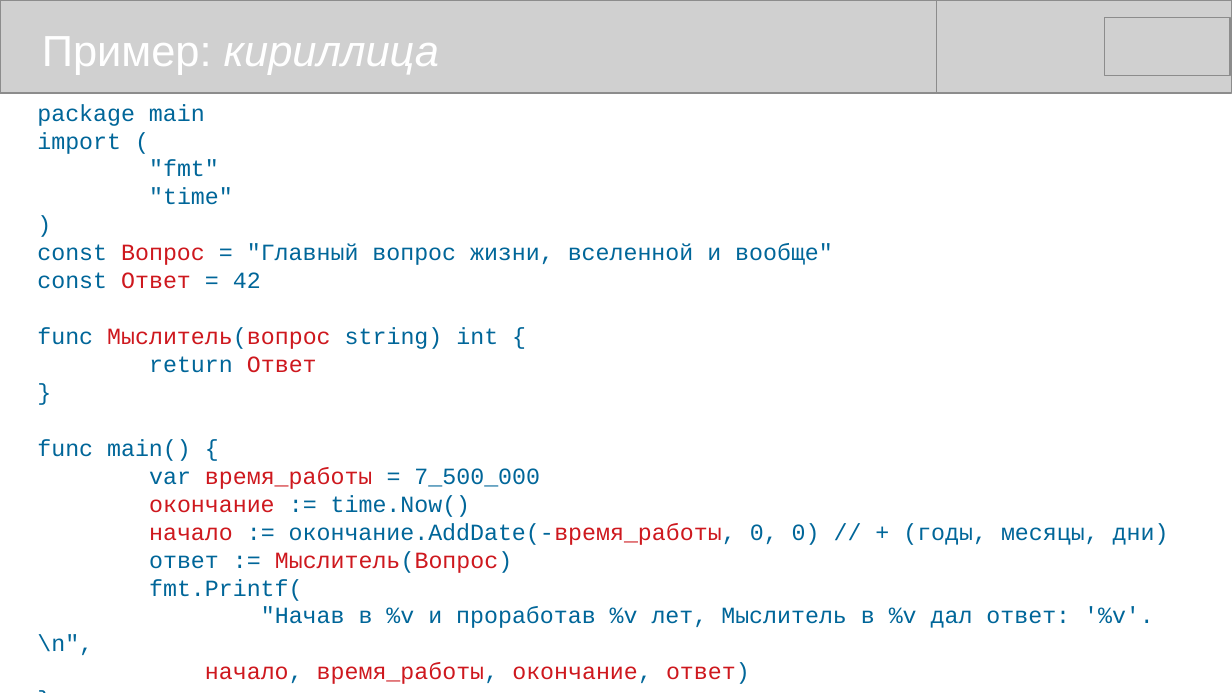
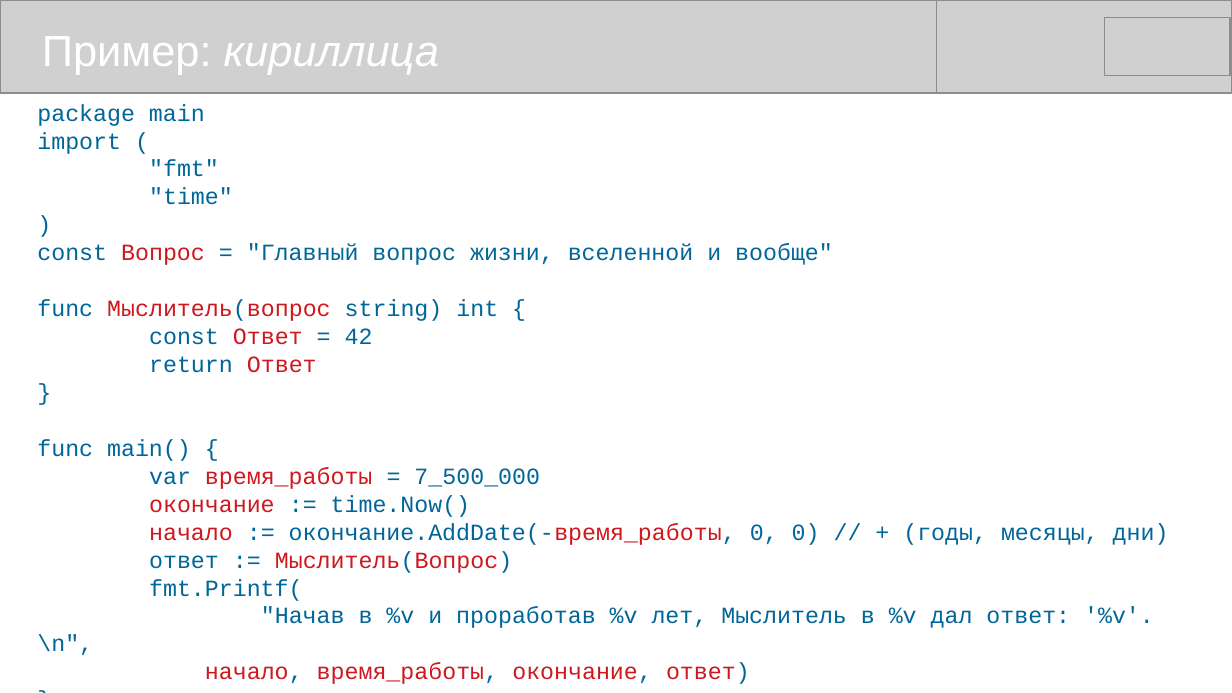
Before and after one commit to mike-shock/Go_language, a slide deck: slide 10 of tutorial/Go_Intro.odp. Drawn at 1232x693 pixels with LibreOffice and Linux fonts; fonts in the diff are those of the drawing; grey boxes stand for pictures. Boxes give left, top, right and bottom in pixels: in the first picture for what was removed or moved away, otherwise in the second. Text is boxed around its words. In the diff, an @@ line names an element or a change of style, - is before the commit and + after.

```diff
--- a/tutorial/Go_Intro.odp
+++ b/tutorial/Go_Intro.odp
@@ text at (37,299,498,321): paragraph added @@
+func Мыслитель(вопрос string) int {
@@ text at (37,327,498,349): paragraph removed @@
-func Мыслитель(вопрос string) int {
```
Also in this commit, not shown: 4 other slides changed, 2 other files.
